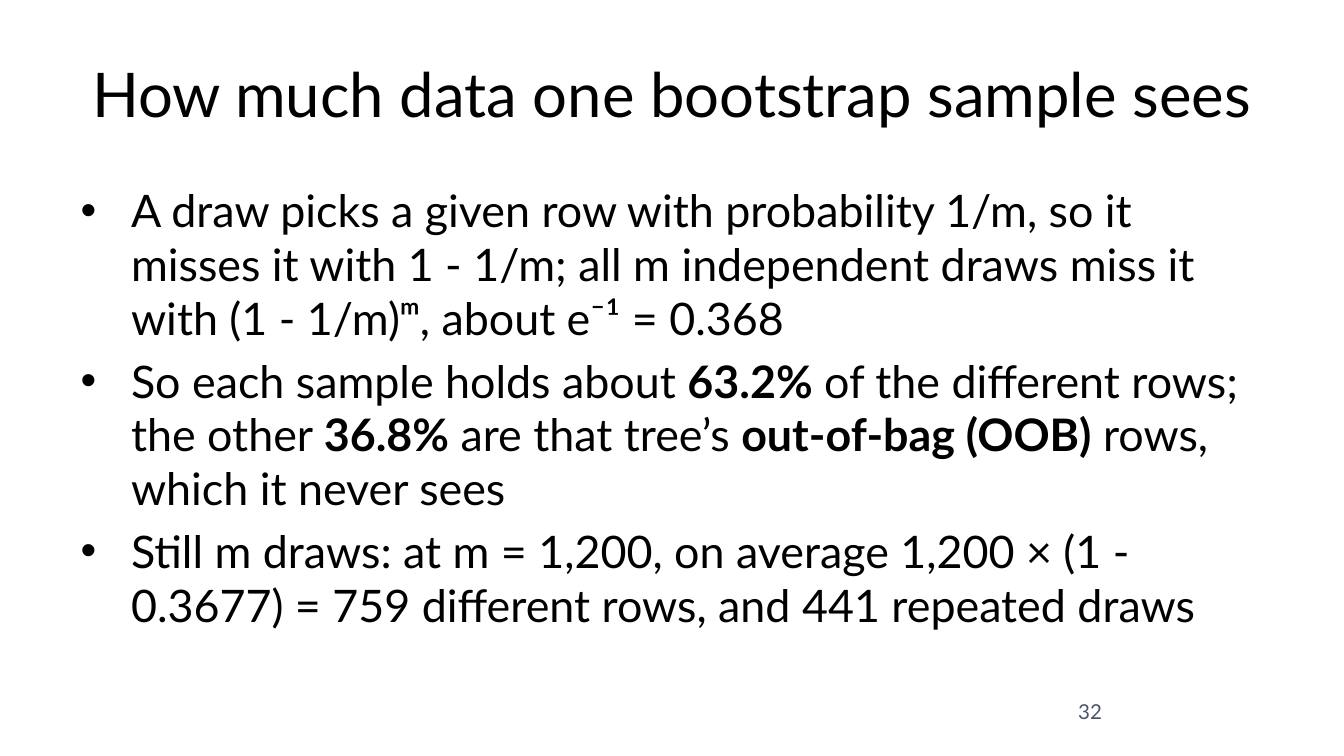
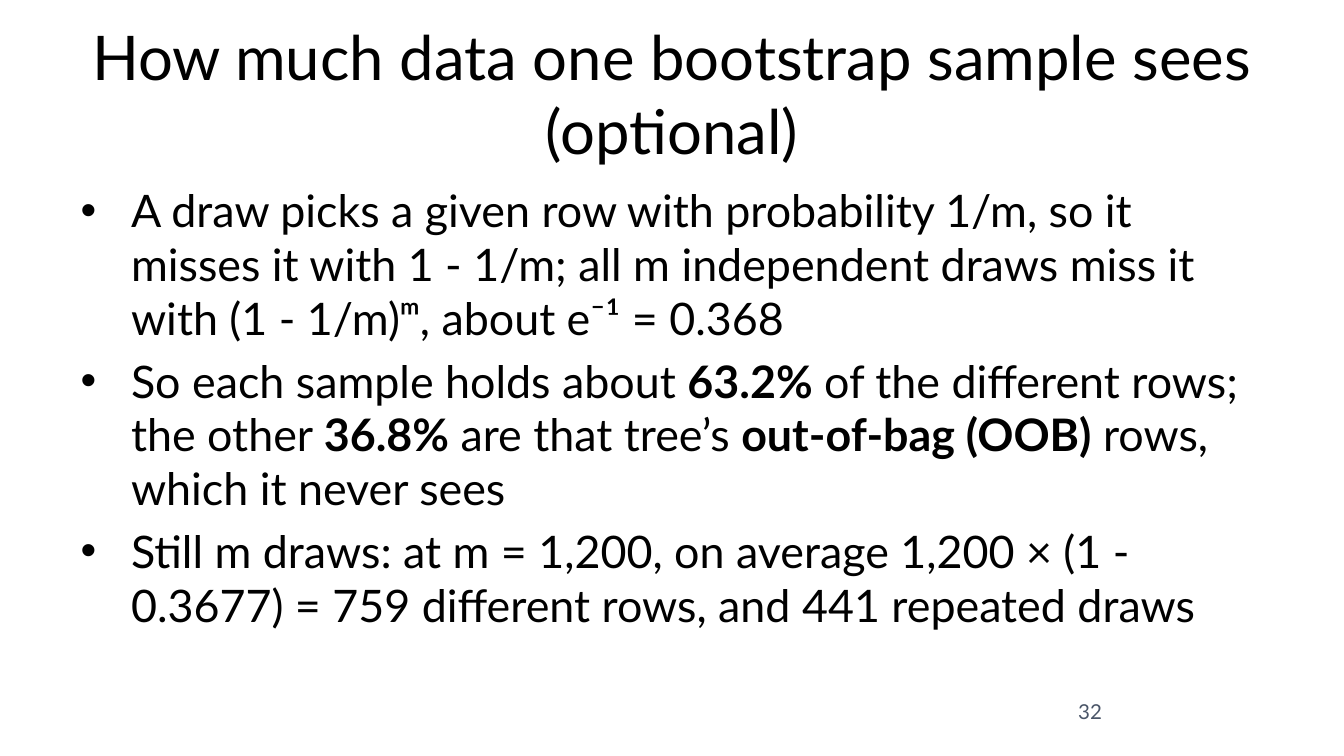
Before and after one commit to fabioantonini/technologies-for-artificial-intelligence, a slide deck: slide 32 of Lessons/07_trees_and_ensembles/Slides/trees_and_ensembles_slides.pptx. Drawn at 1344x756 pixels with LibreOffice and Linux fonts; fonts in the diff are those of the drawing; background and template pictures are left out. Boxes give left, top, right and bottom in pixels: in the first picture for what was removed or moved away, otherwise in the second. Text is boxed around its words. In the diff, an @@ line names an element or a change of style, - is before the commit and + after.

```diff
--- a/Lessons/07_trees_and_ensembles/Slides/trees_and_ensembles_slides.pptx
+++ b/Lessons/07_trees_and_ensembles/Slides/trees_and_ensembles_slides.pptx
@@ title at (92, 34, 1251, 165): text changed @@
-How much data one bootstrap sample sees
+How much data one bootstrap sample sees (optional)
```
Also in this commit, not shown: 24 other slides changed, 4 slides added, 17 other files.
